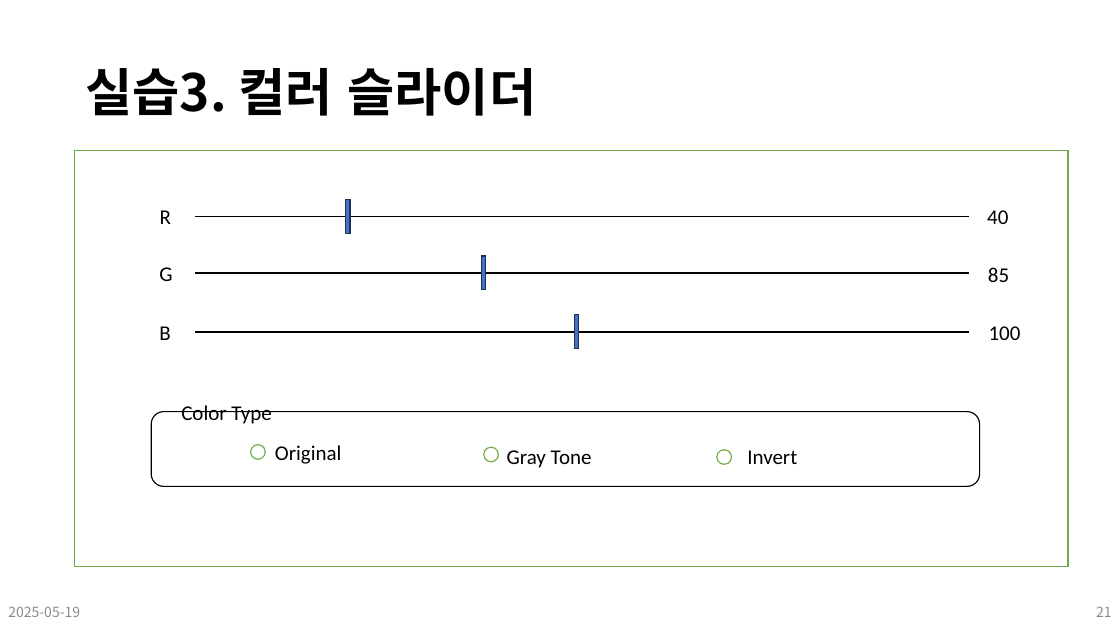
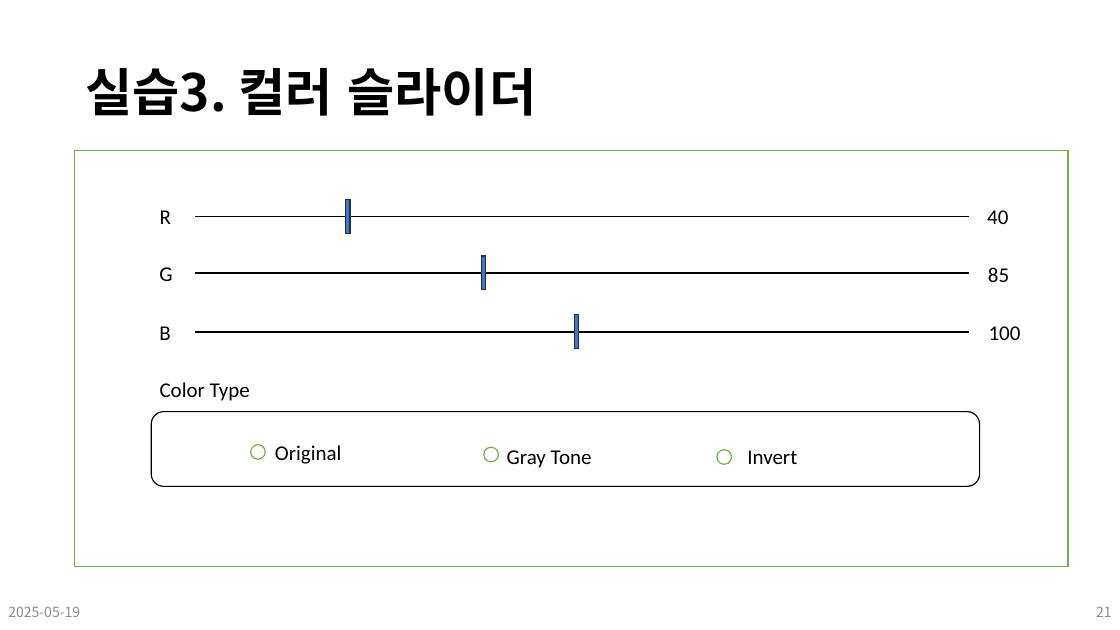
Before and after one commit to Leader-Lesson/KDT_SF_Short_5th, a slide deck: slide 21 of material/17_CSharp_WPF (기초, 기본 도구상자).pptx. Drawn at 1120x630 pixels with LibreOffice and Linux fonts; fonts in the diff are those of the drawing; background and template pictures are left out. Boxes give left, top, right and bottom in pixels: in the first picture for what was removed or moved away, otherwise in the second. Text is boxed around its words. In the diff, an @@ line names an element or a change of style, - is before the commit and + after.

```diff
--- a/material/17_CSharp_WPF (기초, 기본 도구상자).pptx
+++ b/material/17_CSharp_WPF (기초, 기본 도구상자).pptx
@@ text "Color Type": place and size @@
-text "Color Type" at (181,405,271,424)
+text "Color Type" at (160,382,250,401)
```
Also in this commit, not shown: 7 other slides changed, 20 other files.
